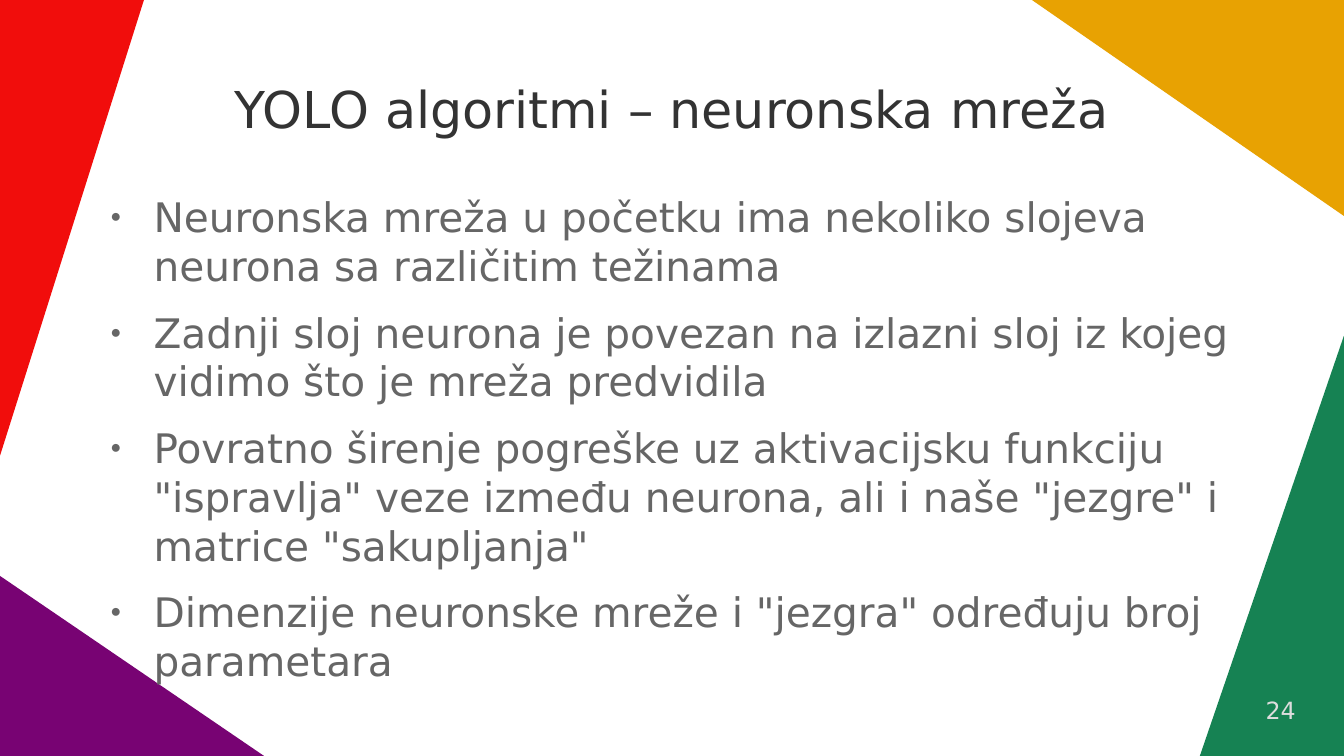
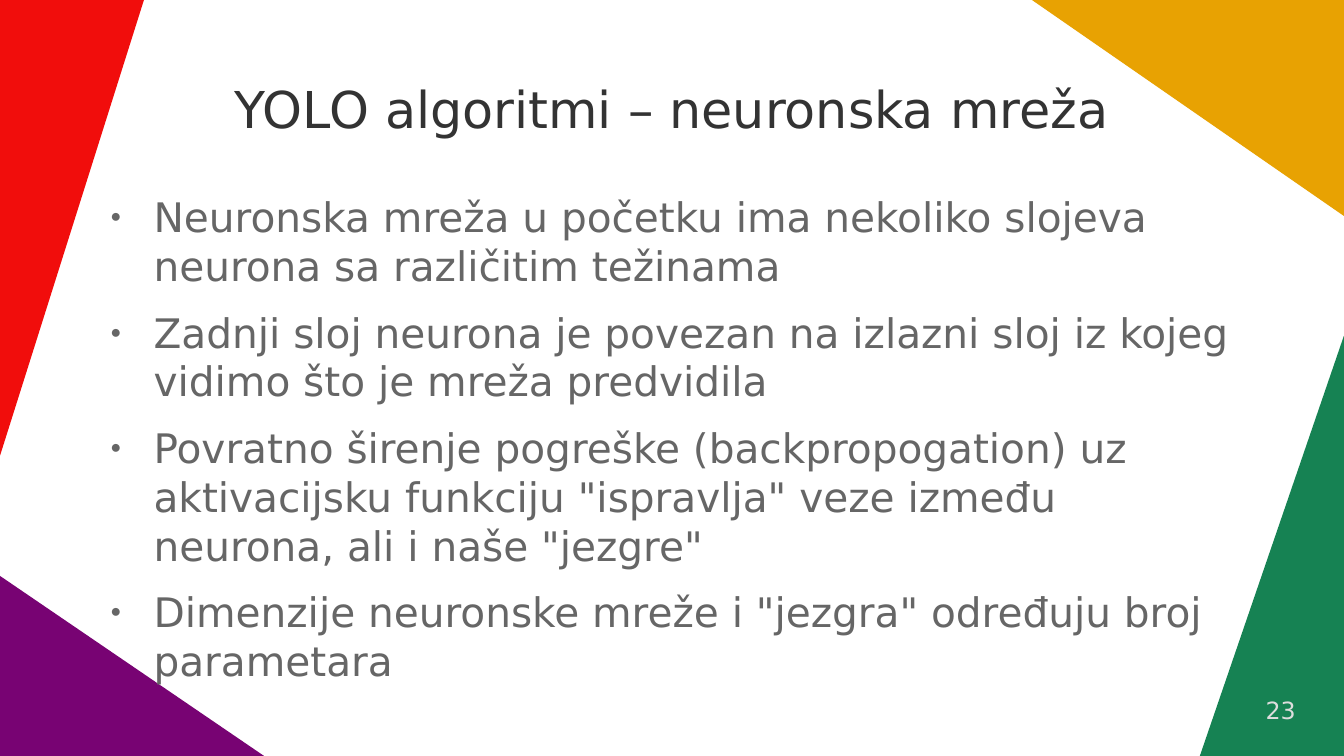
Before and after one commit to VidJoha/Seminar---CNN-i-YOLO-algoritmi, a slide deck: slide 23 of Konvolucijske neuralne mreže.odp (slide 24 before the commit). Drawn at 1344x756 pixels with LibreOffice and Linux fonts; fonts in the diff are those of the drawing. Boxes give left, top, right and bottom in pixels: in the first picture for what was removed or moved away, otherwise in the second. Text is boxed around its words. In the diff, an @@ line names an element or a change of style, - is before the commit and + after.

```diff
--- a/Konvolucijske neuralne mreže.odp
+++ b/Konvolucijske neuralne mreže.odp
@@ text at <box>154,430,1127,569</box>: text changed @@
-● Povratno širenje pogreške uz aktivacijsku funkciju "ispravlja" veze između neurona, ali i naše "jezgre" i matrice "sakupljanja"
+● Povratno širenje pogreške (backpropogation) uz aktivacijsku funkciju "ispravlja" veze između neurona, ali i naše "jezgre"
@@ page number at <box>1266,701,1296,720</box>: text changed @@
-24
+23
```
Also in this commit, not shown: 8 other slides changed, 2 slides added, 2 slides removed, 1 other file.
